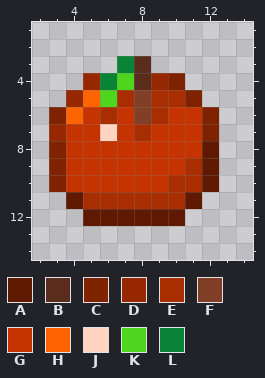
File history of a pixel-art sprite, mod_source/textures/items/foods/orange.png. The first picture shows the starting point.
The file is 16x16 pixels. Shown: x 2..14, y 1..14.
Palette (. is transparent): A #5e1900  B #5a2c1b  C #7f2200  D #972700  E #a82d00  F #823f27  G #c53400  H #ff6403  J #ffd5c1  K #4ed61f  L #098437
The result:
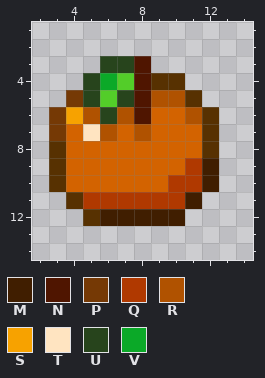
Colours new in this view: M #401e00  N #4f1500  P #753905  Q #b03900  R #b05200  S #f7a200  T #ffe4c1  U #27441c  V #0ba928
What changed:
{"colour":"C","old":"#7f2200","new":"#573101"}
{"colour":"G","old":"#c53400","new":"#d36300"}
{"colour":"K","old":"#4ed61f","new":"#53cd29"}
{"y":3,"x":6,"old":".LB","new":"UUN"}
{"y":4,"x":5,"old":"DL","new":"UV"}
{"y":4,"x":8,"old":"BD","new":"NC"}
{"y":5,"x":4,"old":"DH","new":"PU"}
{"y":5,"x":7,"old":"EFEE","new":"UNRR"}
{"y":6,"x":3,"old":"CHGEGFE","new":"PSRURNG"}
{"y":6,"x":11,"old":"G","new":"R"}
{"y":7,"x":3,"old":"D","new":"P"}
{"y":7,"x":5,"old":"GJ","new":"TR"}
{"y":7,"x":8,"old":"E","new":"R"}
{"y":8,"x":12,"old":"A","new":"C"}
{"y":9,"x":11,"old":"EA","new":"QM"}
{"y":10,"x":10,"old":"EEA","new":"QQM"}
{"y":11,"x":4,"old":"AEEEEEEA","new":"CQQQQQQM"}
{"y":12,"x":5,"old":"AAAAAA","new":"CMMMMM"}
{"label":"changed","picture_box":[49,56,219,226]}
